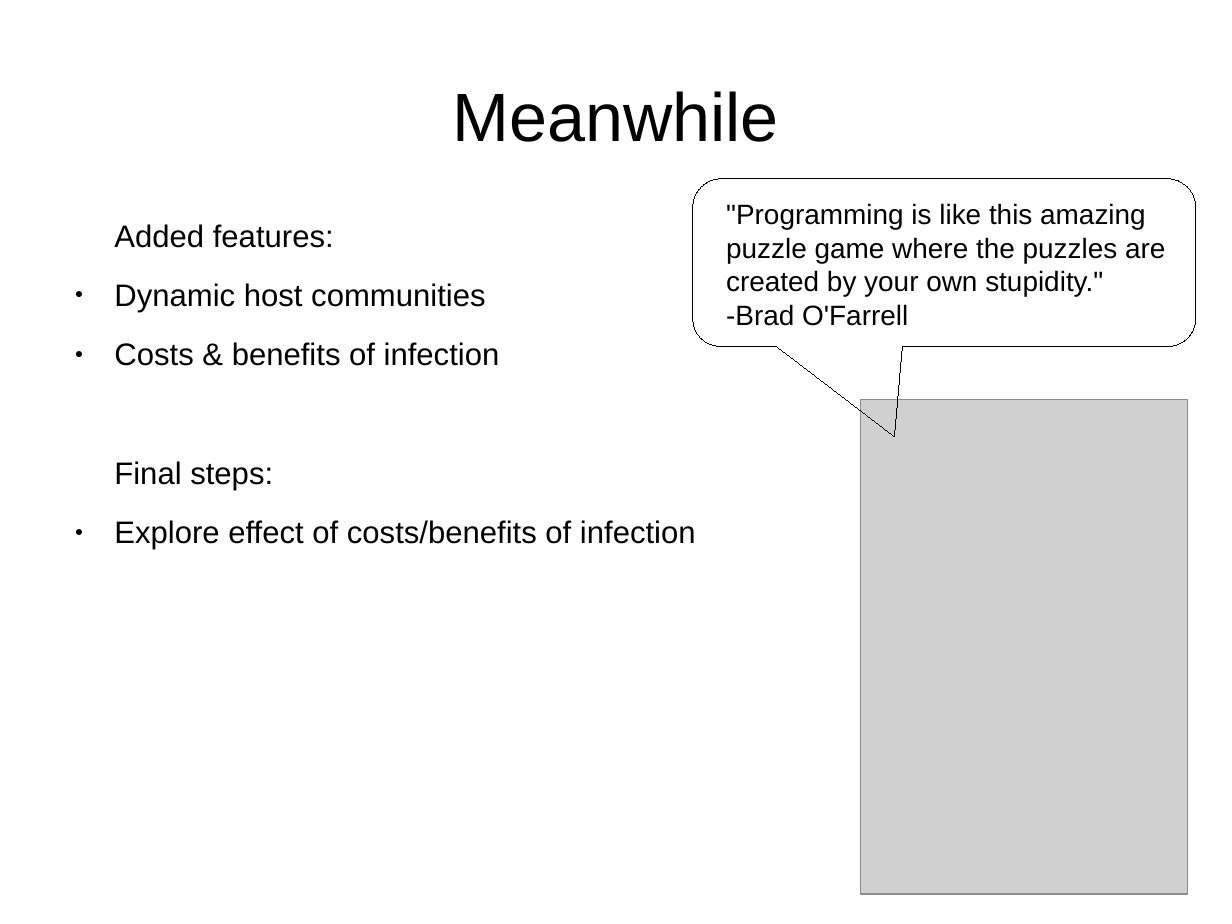
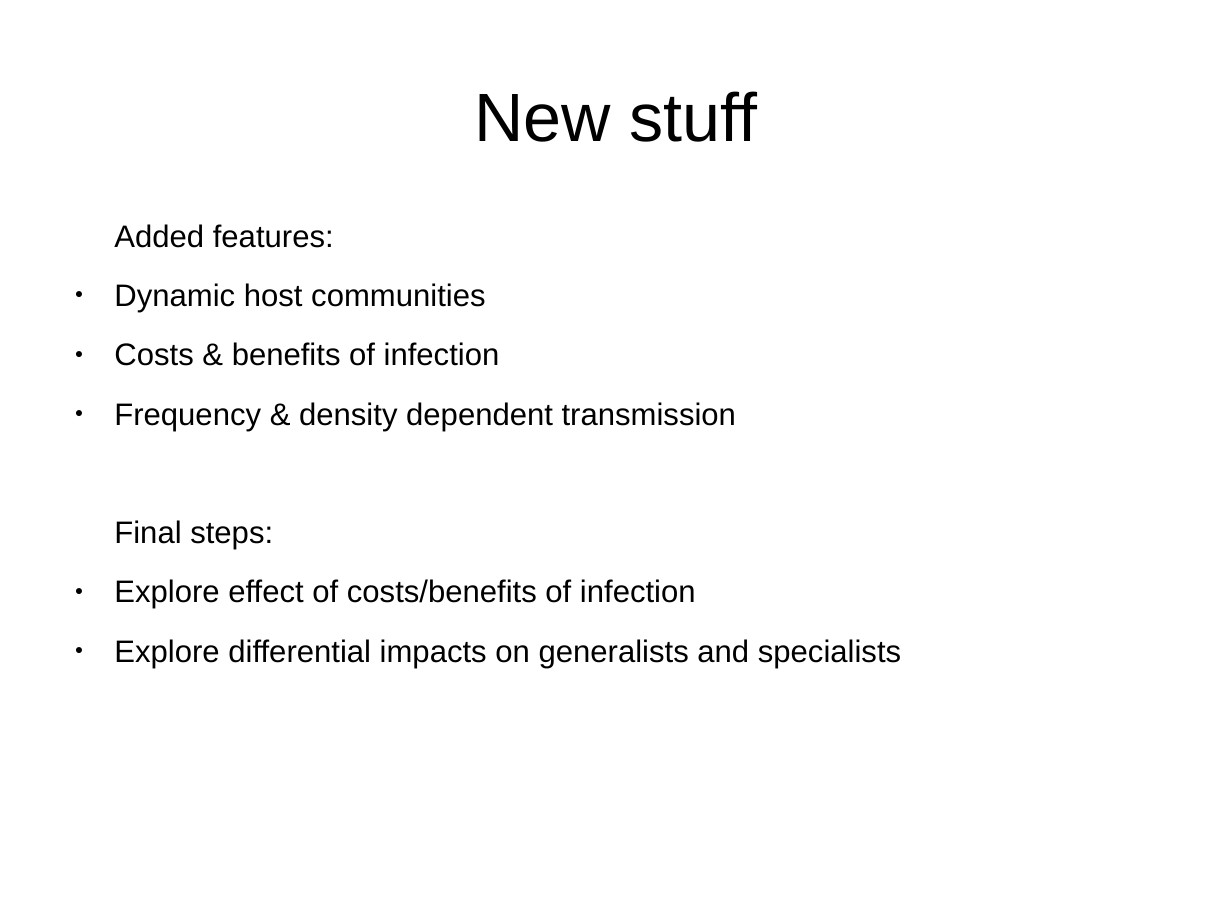
Before and after one commit to mbjoseph/abm, a slide deck: slide 33 of presentation/qdt/talk.odp (slide 34 before the commit). Drawn at 1232x924 pixels with LibreOffice and Linux fonts; fonts in the diff are those of the drawing; grey boxes stand for pictures. Boxes give left, top, right and bottom in pixels: in the first picture for what was removed or moved away, otherwise in the second. Text is boxed around its words. In the diff, an @@ line names an element or a change of style, - is before the commit and + after.

```diff
--- a/presentation/qdt/talk.odp
+++ b/presentation/qdt/talk.odp
@@ title at (x1=474, y1=91, x2=758, y2=142): text changed @@
-Meanwhile
+New stuff
@@ rounded speech box removed at (x1=693, y1=179, x2=1196, y2=347) @@
@@ text removed at (x1=726, y1=203, x2=1165, y2=326) @@
-"Programming is like this amazing puzzle game where the puzzles are created by your own stupidity."
--Brad O'Farrell
@@ text at (x1=114, y1=402, x2=736, y2=431): paragraph added @@
+● Frequency & density dependent transmission
@@ picture removed at (x1=861, y1=399, x2=1188, y2=894) @@
@@ text at (x1=114, y1=639, x2=901, y2=668): paragraph added @@
+● Explore differential impacts on generalists and specialists
```
Also in this commit, not shown: 2 other slides changed, 10 slides added, 1 slide removed, 13 other files.
